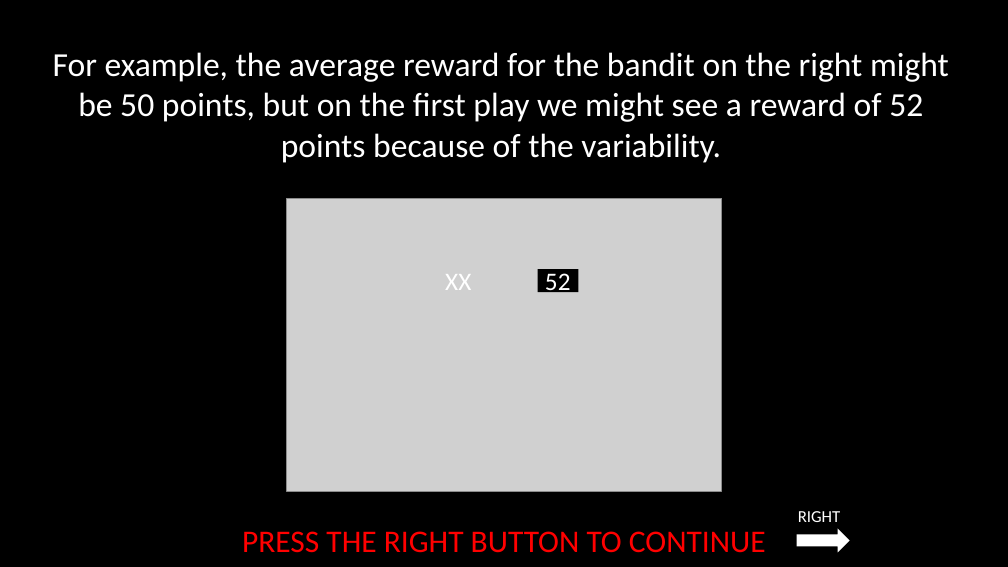
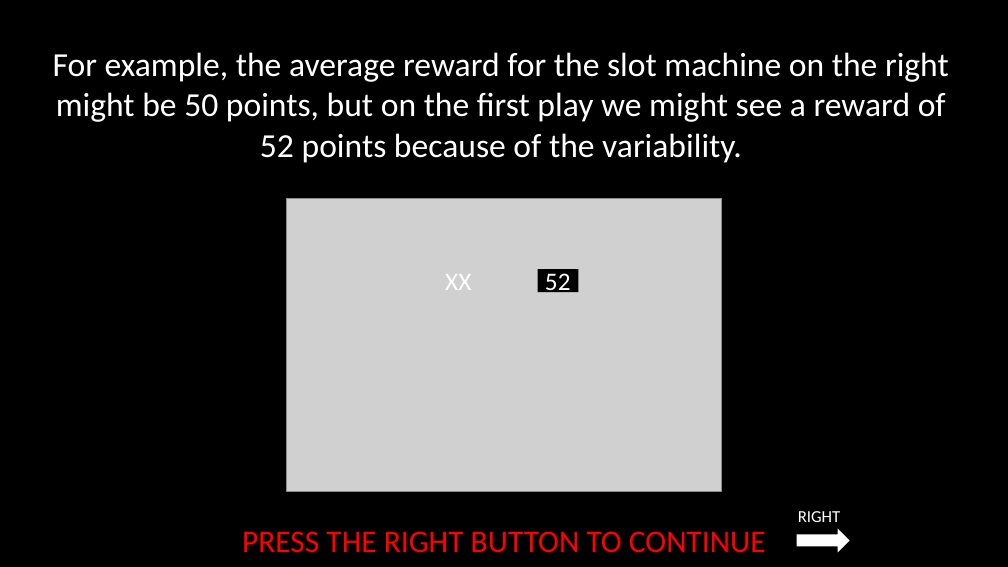
Before and after one commit to laureate-institute-for-brain-research/StimToolOnline, a slide deck: slide 8 of public/js/tasks/horizon/media/horizonInstructions.pptx. Drawn at 1008x567 pixels with LibreOffice and Linux fonts; fonts in the diff are those of the drawing; grey boxes stand for pictures. Boxes give left, top, right and bottom in pixels: in the first picture for what was removed or moved away, otherwise in the second. Text is boxed around its words. In the diff, an @@ line names an element or a change of style, - is before the commit and + after.

```diff
--- a/public/js/tasks/horizon/media/horizonInstructions.pptx
+++ b/public/js/tasks/horizon/media/horizonInstructions.pptx
@@ text at (x1=53, y1=52, x2=949, y2=163): text changed @@
-For example, the average reward for the bandit on the right might be 50 points, but on the first play we might see a reward of 52 points because of the variability.
+For example, the average reward for the slot machine on the right might be 50 points, but on the first play we might see a reward of 52 points because of the variability.
```
Also in this commit, not shown: 14 other slides changed, 4 other files.
